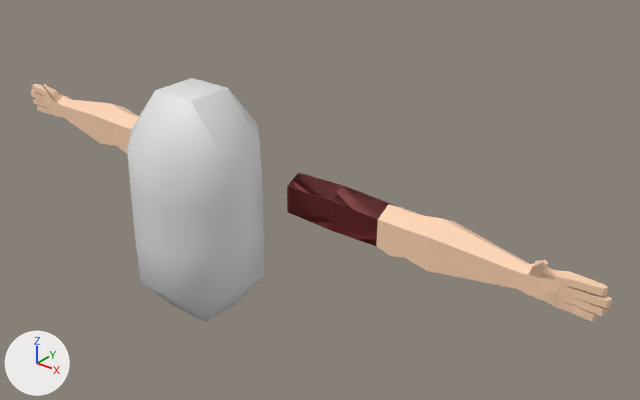
The Blender file Art/character.blend, before and after one commit.
The view is the same before and after, from a 50 mm camera at (4.97, -4.6, 3.27) aimed at (0.72, 0.73, -0.03). Lighting does not change. The marker at lower left points along +X, +Y and +Z.

Before the edit, the objects in view are built like this:
```python
me_cube_001 = bpy.data.meshes.new('Cube.001')
me_cube_001.from_pydata(...)  # 302 vertices, 325 faces; spans x 0.231..1.482, y -0.12..0.108, z 0.227..0.384
me_cube_001.materials.append(mat_skin)  # picture img_base_color_palette_diffuse
me_mball = bpy.data.meshes.new('Mball')
me_mball.from_pydata(...)  # 56 vertices, 58 faces; spans x -0.54..0.54, y -1.0..1.0, z -0.54..0.54
me_mball.materials.append(mat_none)  # white #e7e7e7
ob_cube = bpy.data.objects.new('Cube', me_cube_001)
ob_cube.location = (0.0, 0.004, 0.0)
ob_cube.rotation_euler = (-1.571, 0.0155, 0.0)  # degrees (-90, 0.9, 0)
ob_cube.scale = (2.23, 2.23, 2.21)
_m = ob_cube.modifiers.new('Mirror', 'MIRROR')
ob_mball = bpy.data.objects.new('Mball', me_mball)
ob_mball.location = (0.0, 0.0, 0.0)
ob_mball.rotation_euler = (1.571, 0.0, 0.0)  # degrees (90, 0, 0)
```
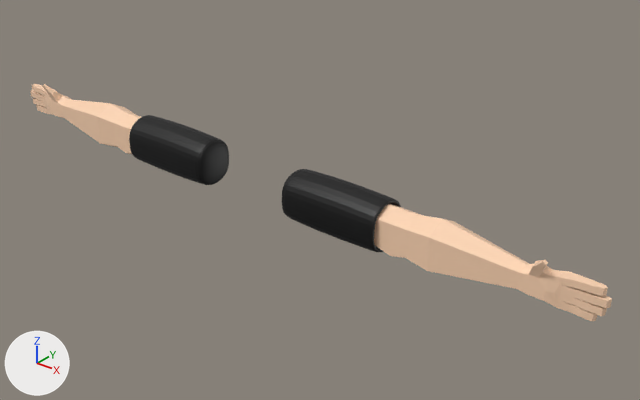
The edits, one by one:
me_cube_001 is used by ob_cube; location (0.0, 0.004, 0.0); rotation (-1.571, 0.0155, 0.0), in degrees (-90, 0.9, 0); scale (2.23, 2.23, 2.21).
me_cube_001 had 302 vertices, 325 faces and spanned x 0.231..1.482, y -0.12..0.108, z 0.227..0.384.
me_cube_001 now has 318 vertices, 341 faces and spans x 0.231..1.482, y -0.12..0.108, z 0.227..0.384.
Part 1, on me_cube_001:
16 faces are deleted.
16 vertices are added at x 0.65, y -0.087..0.091, z 0.24..0.371.
32 new faces join them.
me_cube_001 part 2: 309 kept faces spanning x 0.231..1.482, y -0.12..0.108, z 0.227..0.384 get new texture (UV) coordinates.
Mesh me_cube_005 is new.
It has 41 vertices, 36 faces and spans x 0.231..0.65, y -0.098..0.102, z 0.24..0.371.
It uses material mat_skin (picture img_base_color_palette_diffuse).
Object 'Mball' (ob_mball) is deleted.
Object 'Cube.002' (ob_cube_002) is new; it shows me_cube_005.
Its location is (0.0, 0.004, 0.0).
Its rotation in degrees is (-90, 0.9, 0).
Its scale is (2.23, 2.23, 2.21).
It gains a MIRROR modifier named 'Mirror'.
It gains a SOLIDIFY modifier named 'Solidify'.
Modifier setting: thickness = 0.02.
Modifier setting: offset = 2.0.
It gains a SUBSURF modifier named 'Subdivision'.

Boxes [x1, y1, x2, y2] around the edits, measured in the pictures (640 x 400 px):
'Mball', deleted
    before: [127, 78, 264, 322]
'Cube.002', added (black)
    after: [129, 115, 401, 252]
part 1 of me_cube_001, built on
    before: [330, 185, 396, 246]
    after: [374, 204, 396, 246]
part 2 of me_cube_001, surface changed
    both: [124, 115, 403, 253]
